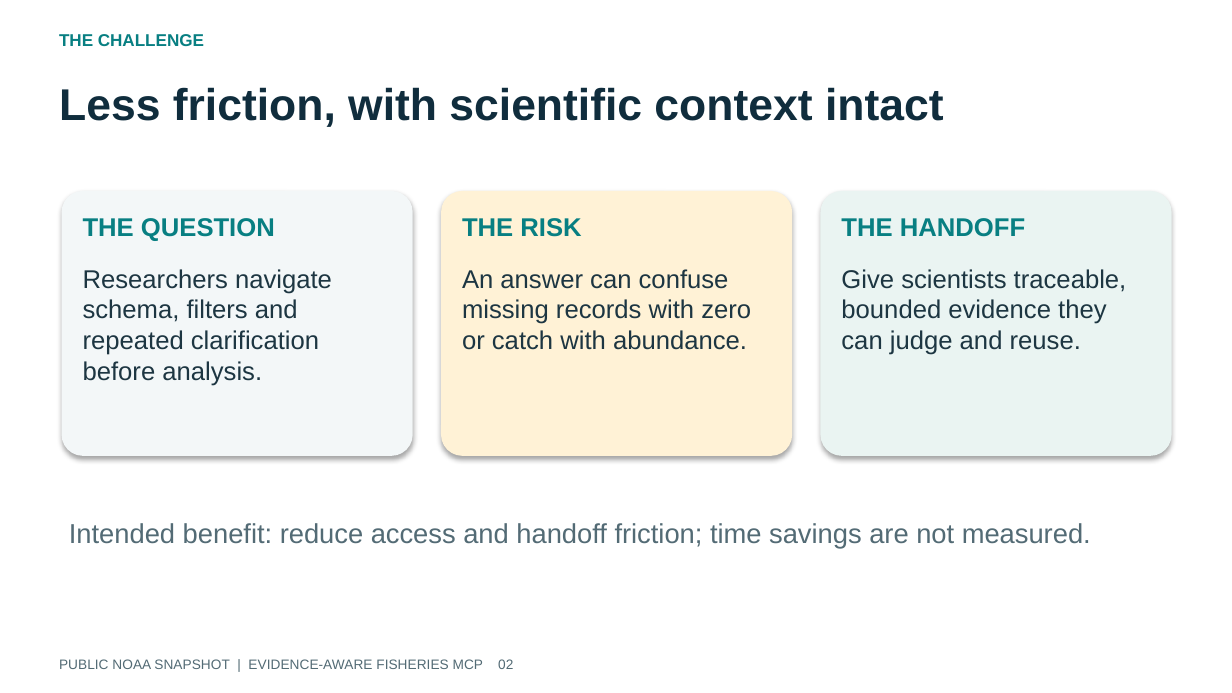
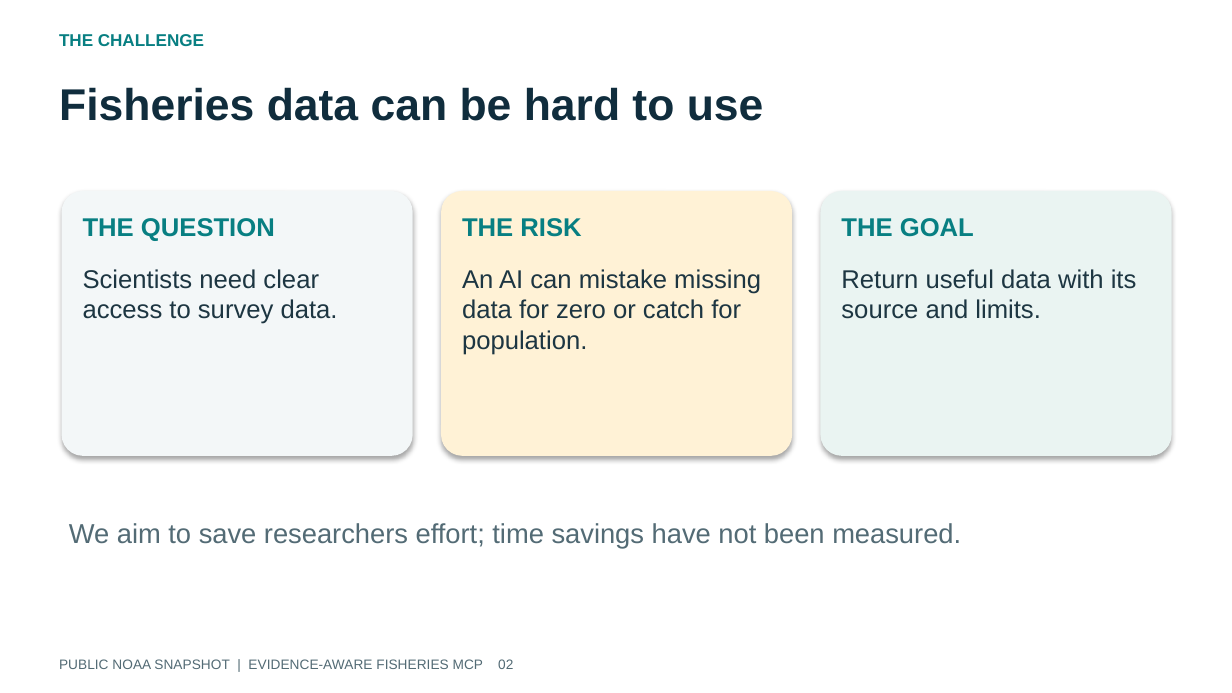
Before and after one commit to gsa-mcp-hackathon/noaa-fisheries-data-gateway, a slide deck: slide 2 of submission/release/fisheries-deck.pptx. Drawn at 1232x693 pixels with LibreOffice and Linux fonts; fonts in the diff are those of the drawing. Boxes give left, top, right and bottom in pixels: in the first picture for what was removed or moved away, otherwise in the second. Text is boxed around its words. In the diff, an @@ line names an element or a change of style, - is before the commit and + after.

```diff
--- a/submission/release/fisheries-deck.pptx
+++ b/submission/release/fisheries-deck.pptx
@@ text at bbox=[59, 87, 764, 121]: text changed @@
-Less friction, with scientific context intact
+Fisheries data can be hard to use
@@ text at bbox=[841, 218, 974, 237]: text changed @@
-THE HANDOFF
+THE GOAL
@@ text at bbox=[83, 269, 338, 324]: text changed @@
-Researchers navigate schema, filters and repeated clarification before analysis.
+Scientists need clear access to survey data.
@@ text at bbox=[462, 269, 761, 355]: text changed @@
-An answer can confuse missing records with zero or catch with abundance.
+An AI can mistake missing data for zero or catch for population.
@@ text at bbox=[841, 269, 1137, 319]: text changed @@
-Give scientists traceable, bounded evidence they can judge and reuse.
+Return useful data with its source and limits.
@@ text at bbox=[69, 523, 961, 549]: text changed @@
-Intended benefit: reduce access and handoff friction; time savings are not measured.
+We aim to save researchers effort; time savings have not been measured.
```
Also in this commit, not shown: 11 other slides changed, 12 other files.
